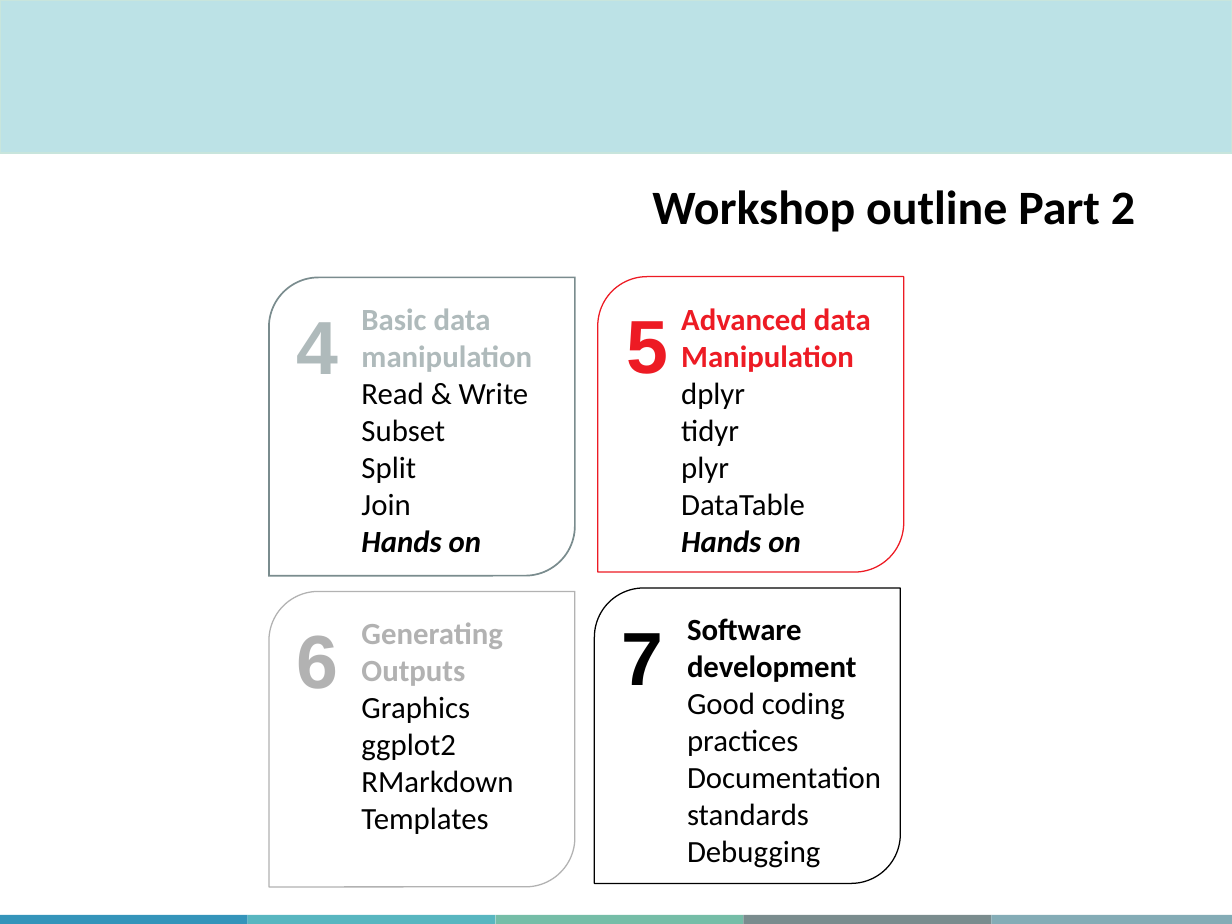
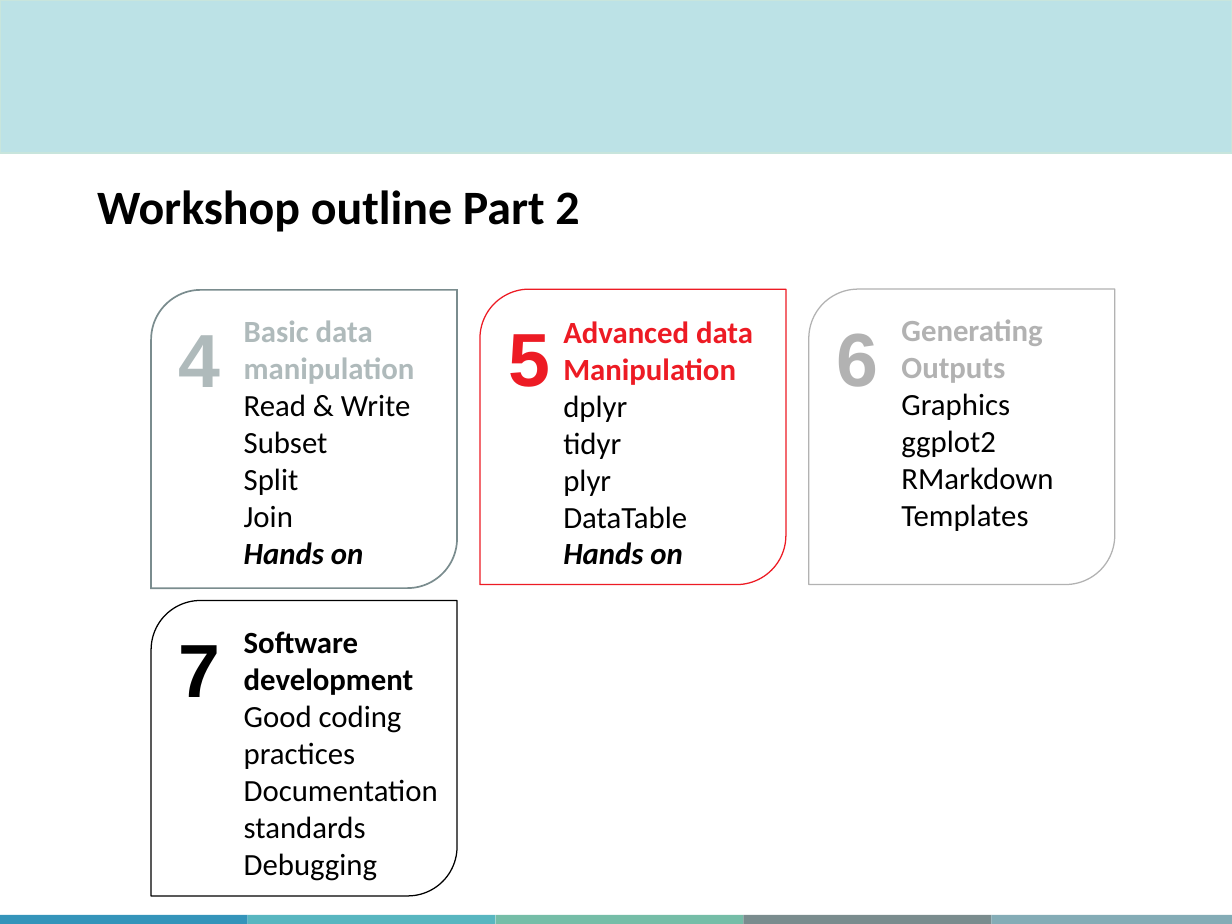
Before and after one commit to MJousse/IntroRacademic, a slide deck: slide 6 of slides/MiCM_IntroToR.pptx. Drawn at 1232x924 pixels with LibreOffice and Linux fonts; fonts in the diff are those of the drawing; background and template pictures are left out. Boxes give left, top, right and bottom in pixels: in the first picture for what was removed or moved away, otherwise in the second. Text is boxed around its words. In the diff, an @@ line names an element or a change of style, - is before the commit and + after.

```diff
--- a/slides/MiCM_IntroToR.pptx
+++ b/slides/MiCM_IntroToR.pptx
@@ title "Workshop outline Part 2" at bbox=[97, 190, 579, 232]: alignment right to left @@
@@ round diag rect: place and size @@
-round diag rect at bbox=[269, 277, 574, 575]
+round diag rect at bbox=[152, 290, 457, 588]
@@ 4 texts, 1 round diag rect: place and size @@
-4 texts, 1 round diag rect at bbox=[296, 277, 903, 573]
+4 texts, 1 round diag rect at bbox=[178, 290, 786, 585]
@@ 2 texts, 1 round diag rect: place and size @@
-2 texts, 1 round diag rect at bbox=[269, 591, 574, 887]
+2 texts, 1 round diag rect at bbox=[809, 290, 1115, 585]
@@ round diag rect: place and size @@
-round diag rect at bbox=[594, 588, 899, 883]
+round diag rect at bbox=[152, 600, 457, 896]
@@ text "7": place and size @@
-text "7" at bbox=[622, 633, 664, 685]
+text "7" at bbox=[178, 645, 220, 697]
@@ text "Software development": place and size @@
-text "Software development" at bbox=[687, 618, 881, 868]
+text "Software development" at bbox=[244, 631, 438, 881]
```
Also in this commit, not shown: 7 other slides changed, 4 slides added, 4 slides removed, 54 other files.
